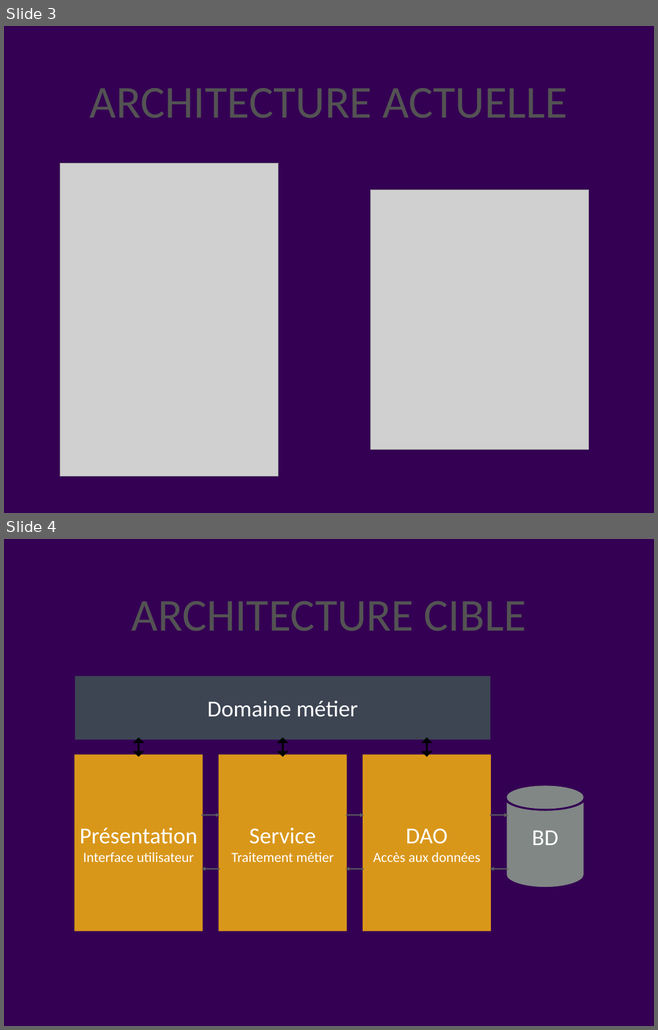
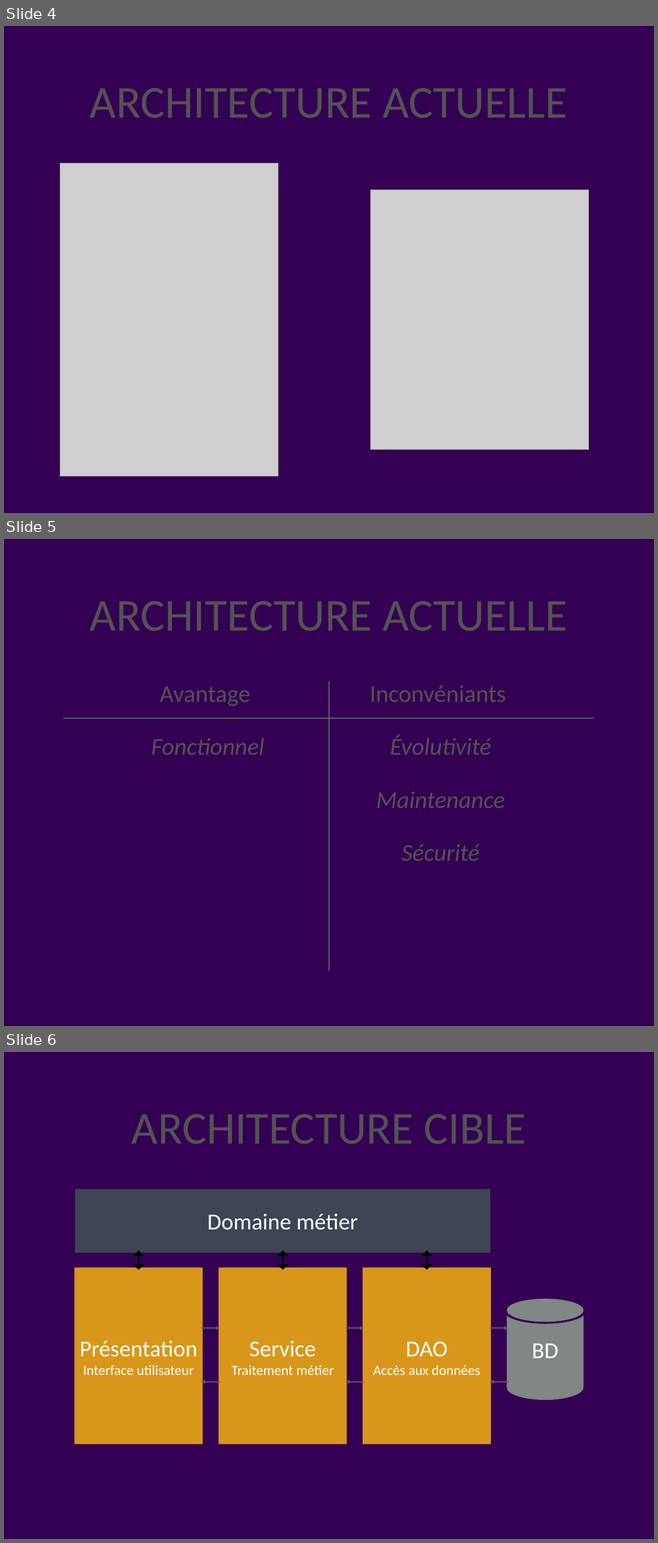
Before and after one commit to aminedarabid/multimoduleJPA, a slide deck: Doc/doc_app.pptx. Shown one above the other, each under a label of ours: slides 3 and 4 before the commit, slides 4, 5 and 6 after it. The pictures are 658x1030 and 658x1543 pixels, drawn with LibreOffice and Linux fonts; fonts in the diff are those of the drawing; grey boxes stand for pictures; background and template pictures are left out. Boxes give left, top, right and bottom in pixels: in the first picture for what was removed or moved away, otherwise in the second. Text is boxed around its words. In the diff, an @@ line names an element or a change of style, - is before the commit and + after.

```diff
--- a/Doc/doc_app.pptx
+++ b/Doc/doc_app.pptx
@@ slide 5 added at box(4, 539, 654, 1026), background picture (left out) @@
@@ title added at box(90, 601, 567, 631), 72 pt, text #535353 @@
+ARCHITECTURE ACTUELLE
@@ text added at box(151, 686, 264, 755), 38 pt, text #535353, italic @@
+Avantage
+Fonctionnel
@@ line added from (329, 972) to (329, 681), #5A5F5E 2 pt @@
@@ text added at box(369, 685, 506, 861), 38 pt, text #535353, italic @@
+Inconvéniants
+Évolutivité
+Maintenance
+Sécurité
@@ line added from (63, 719) to (594, 719), #5A5F5E 2 pt @@
@@ what was slide 3 is now slide 4 @@
@@ what was slide 4 is now slide 6 @@
```
Also in this commit, not shown: 3 slides changed, 3 other slides added, 1 other file.
